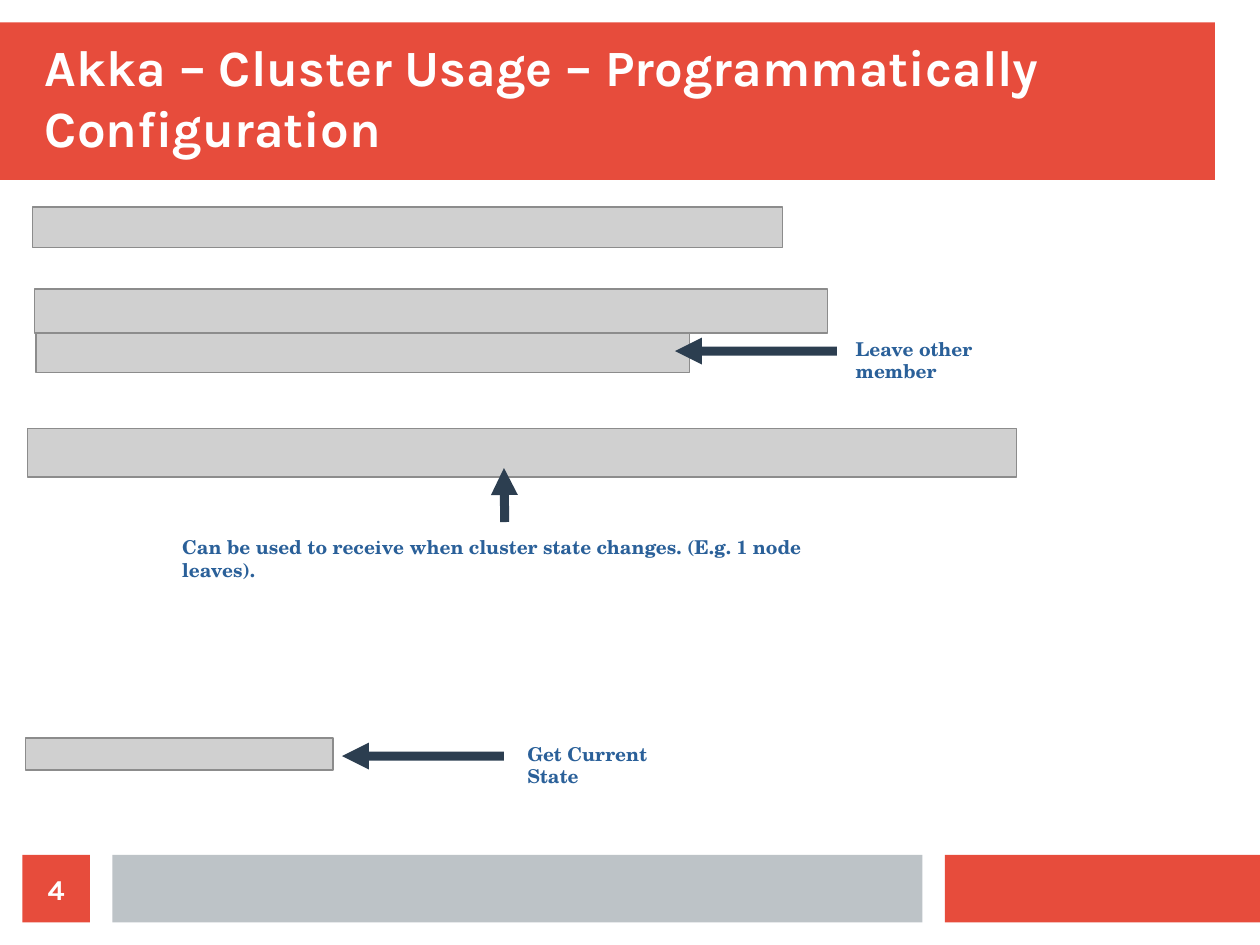
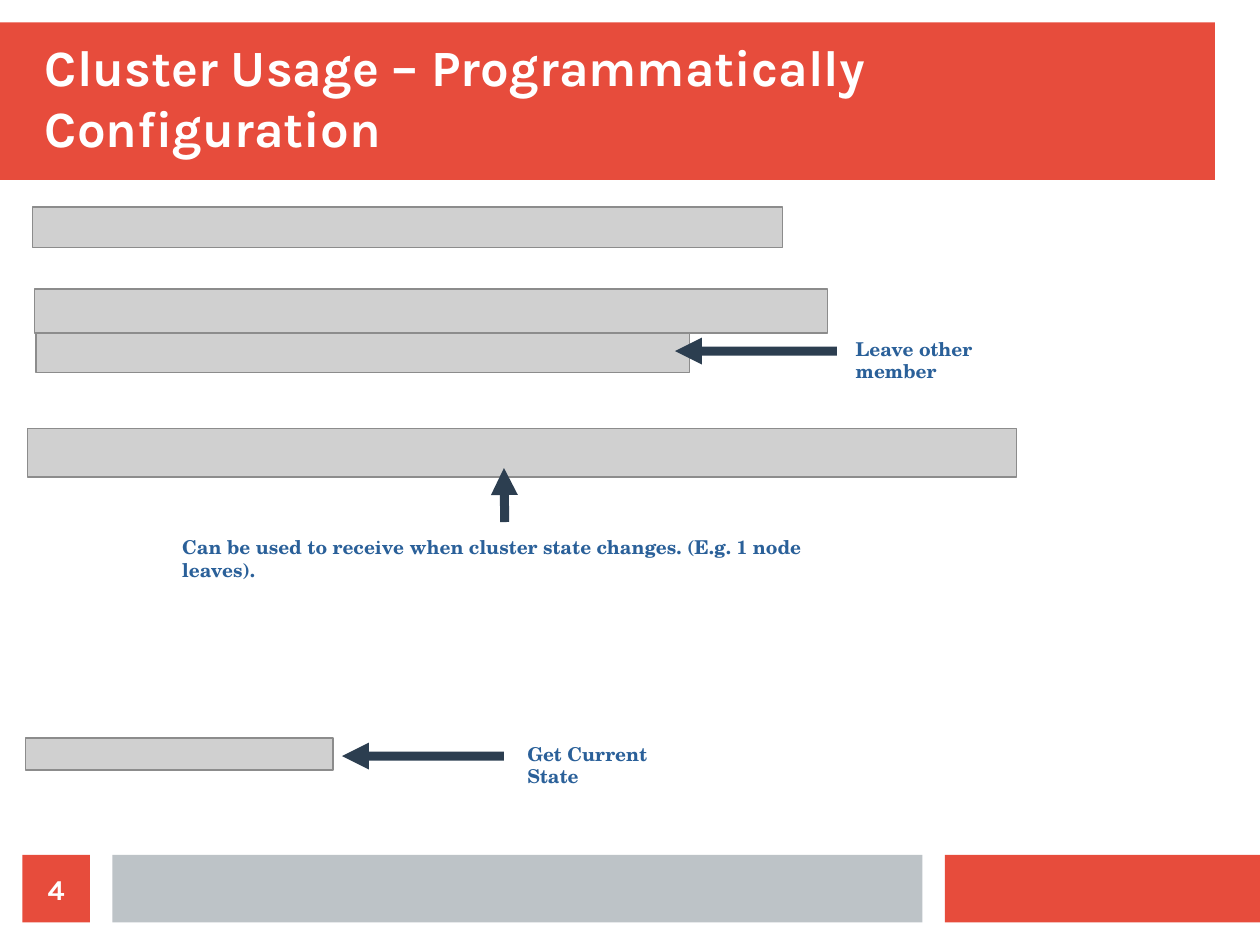
Before and after one commit to bytemania/akka-java-cluster, a slide deck: slide 4 of src/main/resources/res/presentation.odp. Drawn at 1260x945 pixels with LibreOffice and Linux fonts; fonts in the diff are those of the drawing; grey boxes stand for pictures. Boxes give left, top, right and bottom in pixels: in the first picture for what was removed or moved away, otherwise in the second. Text is boxed around its words. In the diff, an @@ line names an element or a change of style, - is before the commit and + after.

Commit message:
presentation update

```diff
--- a/src/main/resources/res/presentation.odp
+++ b/src/main/resources/res/presentation.odp
@@ title at bbox=[45, 50, 864, 159]: text changed @@
-Akka – Cluster Usage – Programmatically Configuration
+Cluster Usage – Programmatically Configuration
```
Also in this commit, not shown: 6 other slides changed, 21 slides added, 6 slides removed.
